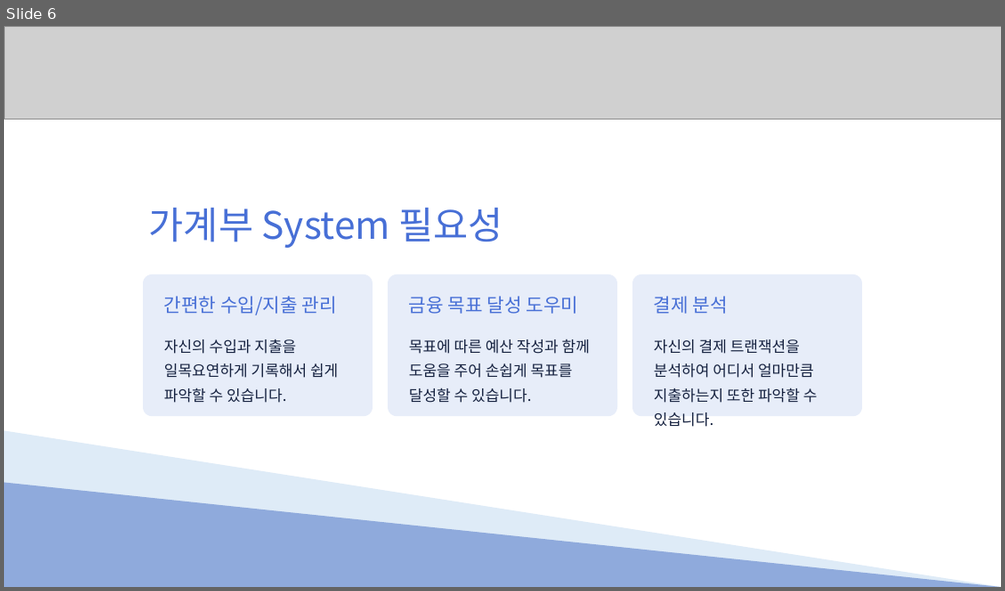
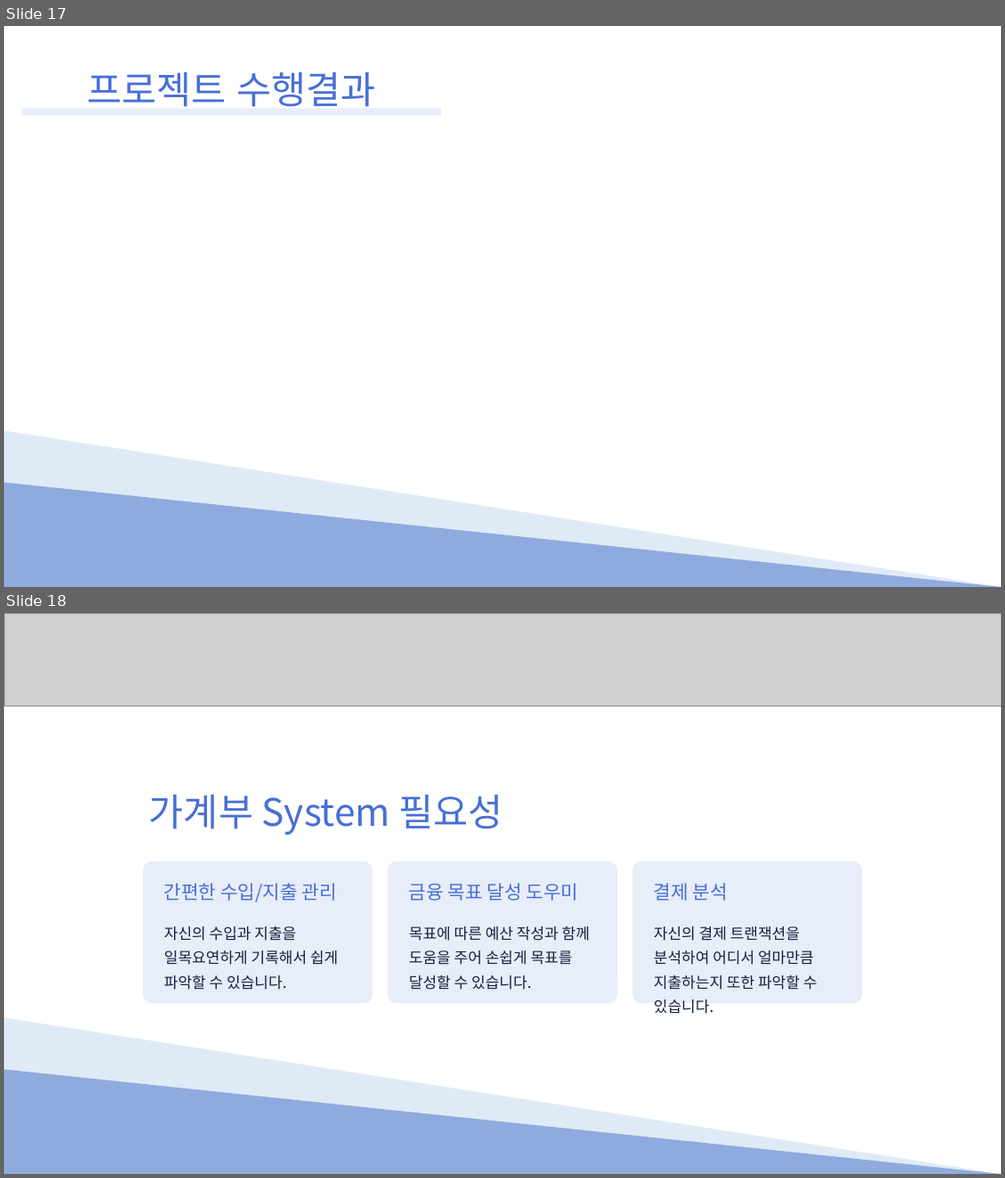
Before and after one commit to Hyno2/C-project, a slide deck: PPT/System.pptx. Shown one above the other, each under a label of ours: slide 6 before the commit, slides 17 and 18 after it. The pictures are 1005x591 and 1005x1178 pixels, drawn with LibreOffice and Linux fonts; fonts in the diff are those of the drawing; grey boxes stand for pictures. Boxes give left, top, right and bottom in pixels: in the first picture for what was removed or moved away, otherwise in the second. Text is boxed around its words. In the diff, an @@ line names an element or a change of style, - is before the commit and + after.

```diff
--- a/PPT/System.pptx
+++ b/PPT/System.pptx
@@ slide 17 added at (4, 26, 1001, 587), background #FFFFFF @@
@@ text added at (87, 72, 375, 107), 43.7 pt, text #476FD6 @@
+프로젝트 수행결과
@@ rectangle added at (22, 108, 441, 115), fill #E7EDF9 @@
@@ right triangle added at (4, 430, 1001, 587), fill #DEEBF7 @@
@@ right triangle added at (4, 482, 1001, 587), fill #8FAADC @@
@@ what was slide 6 is now slide 18 @@
```
Also in this commit, not shown: 3 slides changed, 15 other slides added, 4 slides removed.
